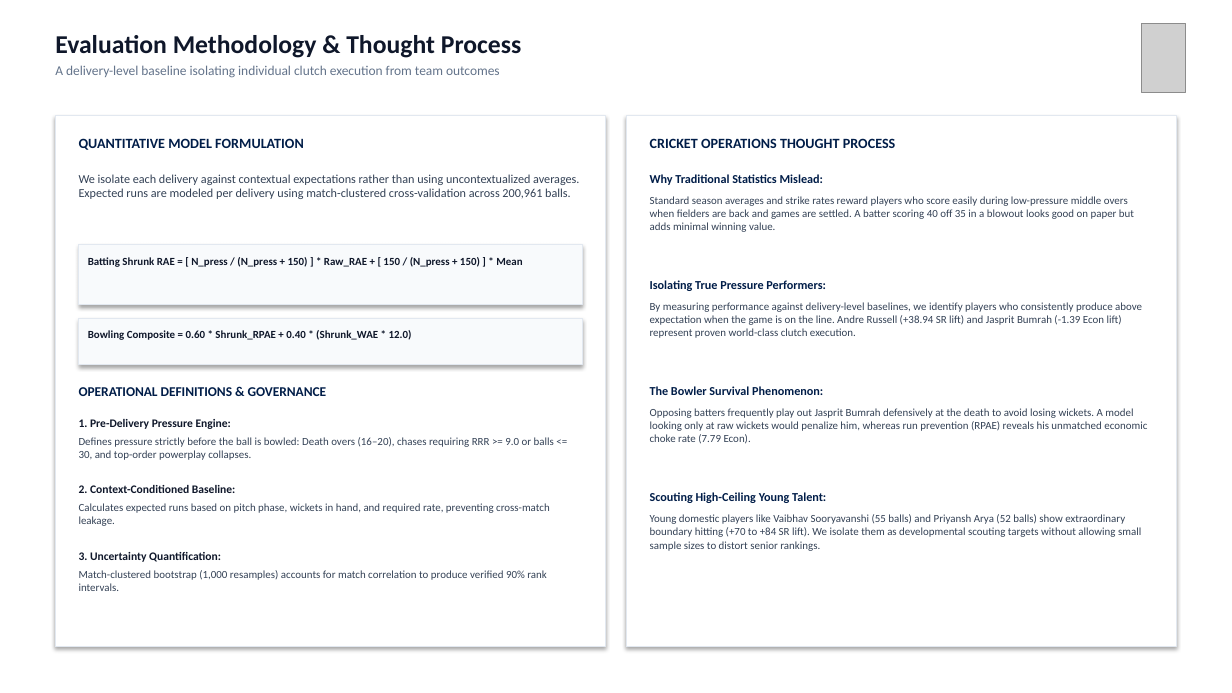
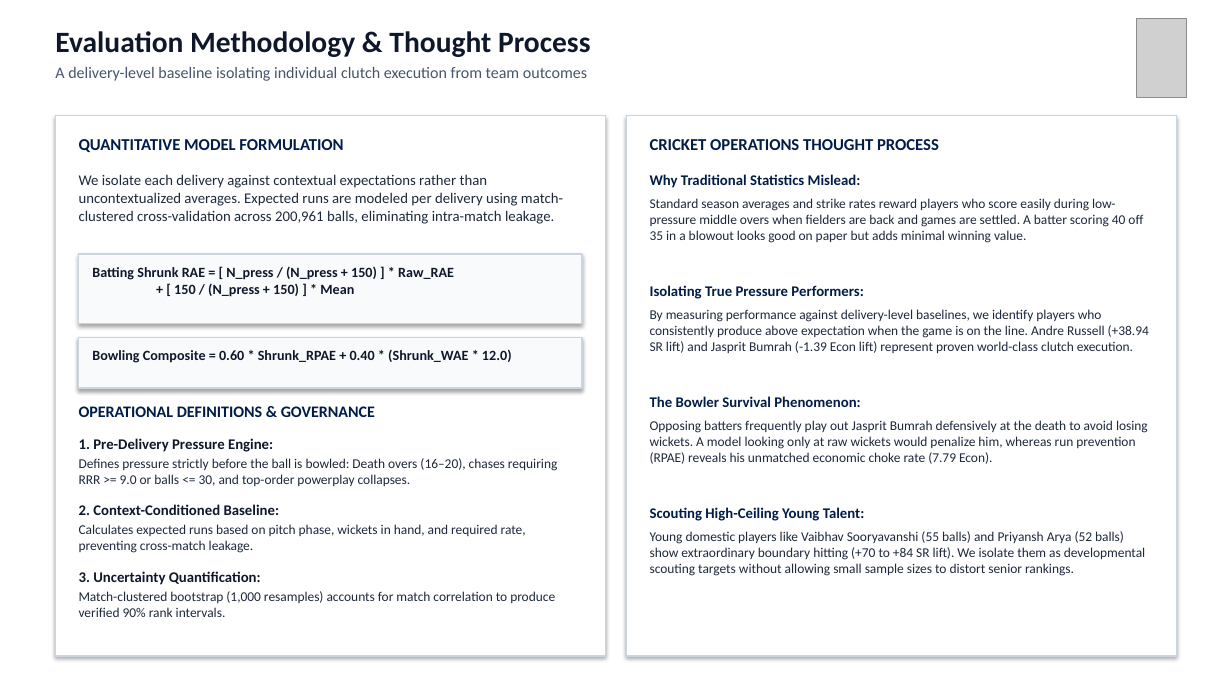
Before and after one commit to Ketanrawat2004/RR-Dashboard, a slide deck: slide 3 of pressure_output/RR_SupeRR_Selector_Season2_Ketan_Rawat.pptx. Drawn at 1232x693 pixels with LibreOffice and Linux fonts; fonts in the diff are those of the drawing; grey boxes stand for pictures. Boxes give left, top, right and bottom in pixels: in the first picture for what was removed or moved away, otherwise in the second. Text is boxed around its words. In the diff, an @@ line names an element or a change of style, - is before the commit and + after.

Commit message:
feat(presentation): complete overhaul with large high-contrast fonts, full-bleed images, and harmonized bowler KPI

```diff
--- a/pressure_output/RR_SupeRR_Selector_Season2_Ketan_Rawat.pptx
+++ b/pressure_output/RR_SupeRR_Selector_Season2_Ketan_Rawat.pptx
@@ text "Evaluation Methodology & Thought Process" at <box>55,31,590,81</box>: size 20 to 23 pt in "Evaluation Methodology & Thought Process"; size 10.5 to 12.5 pt, text colour #64748B to #475569 in "A delivery-level baseline isolating individual clutch execut ..." @@
@@ picture: place and size @@
-picture at <box>1141,23,1186,92</box>
+picture at <box>1137,18,1187,97</box>
@@ rectangle: place and size @@
-rectangle at <box>55,116,605,647</box>
+rectangle at <box>55,116,605,656</box>
@@ rectangle: place and size @@
-rectangle at <box>627,116,1177,647</box>
+rectangle at <box>627,116,1177,656</box>
@@ text "QUANTITATIVE MODEL FORMULATION" at <box>79,139,343,152</box>: size 11 to 13 pt @@
@@ text "CRICKET OPERATIONS THOUGHT PROCESS" at <box>650,139,939,150</box>: size 11 to 13 pt @@
@@ text at <box>79,174,563,224</box>: text changed; size 9.5 to 11.5 pt; text colour #334155 to #1E293B @@
-We isolate each delivery against contextual expectations rather than using uncontextualized averages. Expected runs are modeled per delivery using match-clustered cross-validation across 200,961 balls.
+We isolate each delivery against contextual expectations rather than uncontextualized averages. Expected runs are modeled per delivery using match-clustered cross-validation across 200,961 balls, eliminating intra-match leakage.
@@ rectangle: place and size @@
-rectangle at <box>79,245,582,305</box>
+rectangle at <box>79,254,582,323</box>
@@ text "Batting Shrunk RAE = [ ...": place and size @@
-text "Batting Shrunk RAE = [ ..." at <box>88,257,522,267</box>
+text "Batting Shrunk RAE = [ ..." at <box>92,266,454,297</box>
@@ text "Batting Shrunk RAE = [ ..." at <box>92,266,454,297</box>: size 8.5 to 11 pt @@
@@ text "By measuring performance against delivery-level ...": place and size @@
-text "By measuring performance against delivery-level ..." at <box>650,302,1142,338</box>
+text "By measuring performance against delivery-level ..." at <box>650,309,1149,353</box>
@@ outline #E2E8F0 0.75 pt to #CBD5E1 1 pt in 4 elements at <box>55,116,605,656</box>, <box>627,116,1177,656</box>, <box>79,254,582,323</box>, <box>79,337,582,388</box> @@
@@ rectangle: place and size @@
-rectangle at <box>79,319,582,365</box>
+rectangle at <box>79,337,582,388</box>
@@ text "Bowling Composite = 0.60 * ..." at <box>92,349,512,363</box>: size 8.5 to 11 pt @@
@@ text "Bowling Composite = 0.60 * ...": place and size @@
-text "Bowling Composite = 0.60 * ..." at <box>88,330,412,340</box>
+text "Bowling Composite = 0.60 * ..." at <box>92,349,512,363</box>
@@ text "OPERATIONAL DEFINITIONS & GOVERNANCE" at <box>79,406,375,417</box>: size 10.5 to 12.5 pt @@
@@ text "The Bowler Survival Phenomenon:": place and size @@
-text "The Bowler Survival Phenomenon:" at <box>650,386,823,395</box>
+text "The Bowler Survival Phenomenon:" at <box>650,396,860,407</box>
@@ text "Opposing batters frequently play out ...": place and size @@
-text "Opposing batters frequently play out ..." at <box>650,408,1147,444</box>
+text "Opposing batters frequently play out ..." at <box>650,420,1148,464</box>
@@ size 9 to 11.5 pt in 3 elements at <box>79,571,261,585</box>, <box>79,438,273,452</box>, <box>79,504,280,515</box> @@
@@ size 9.5 to 11.5 pt in 4 elements at <box>650,174,861,188</box>, <box>650,285,863,299</box>, <box>650,396,860,407</box>, <box>650,507,865,521</box> @@
@@ text "Scouting High-Ceiling Young Talent:": place and size @@
-text "Scouting High-Ceiling Young Talent:" at <box>650,492,826,503</box>
+text "Scouting High-Ceiling Young Talent:" at <box>650,507,865,521</box>
@@ text "Young domestic players like Vaibhav ...": place and size @@
-text "Young domestic players like Vaibhav ..." at <box>650,514,1141,551</box>
+text "Young domestic players like Vaibhav ..." at <box>650,531,1145,576</box>
@@ size 8.5 to 10.5 pt, text colour #334155 to #1E293B in 7 elements at <box>650,198,1143,243</box>, <box>650,309,1149,353</box>, <box>650,420,1148,464</box>, <box>650,531,1145,576</box>, <box>79,458,557,486</box>, <box>79,524,526,553</box>, <box>79,591,555,617</box> @@
@@ 7 texts: place and size @@
-7 texts at <box>79,387,554,591</box>
+7 texts at <box>79,406,557,617</box>
```
Also in this commit, not shown: 12 other slides changed, 5 other files.
